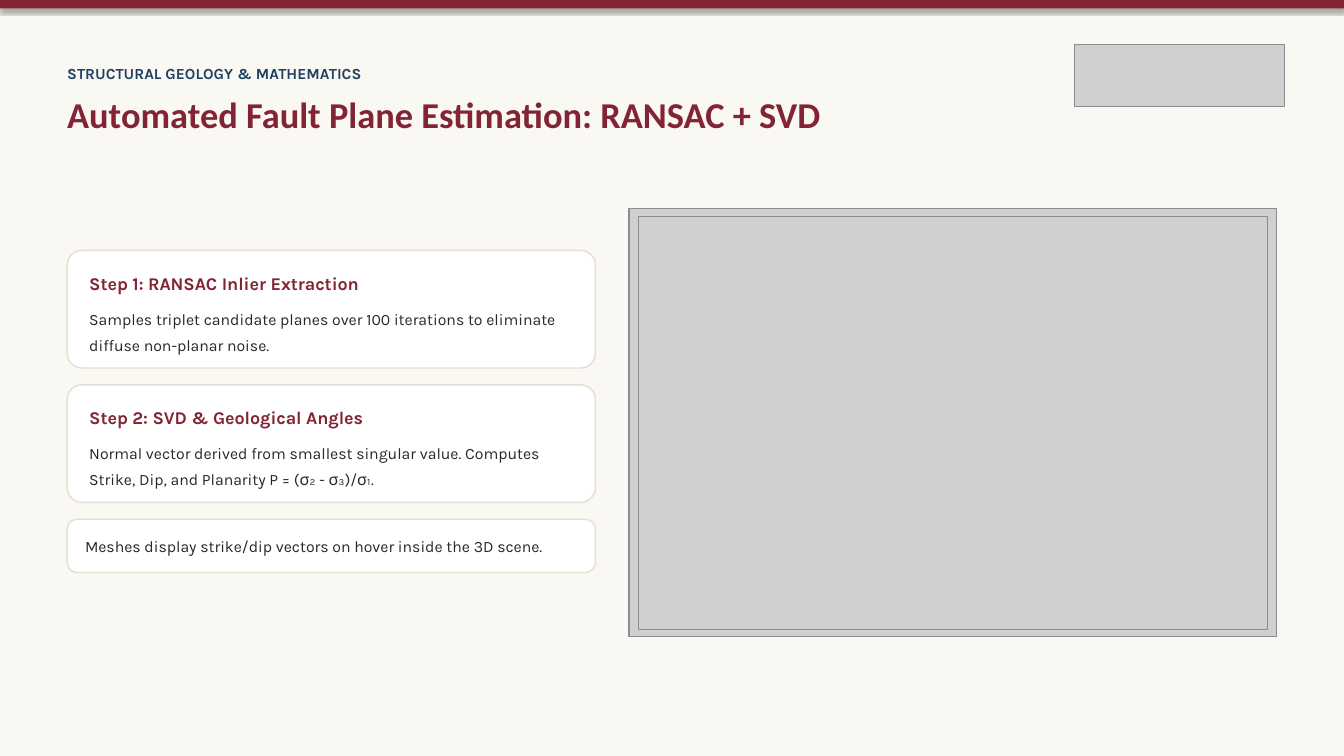
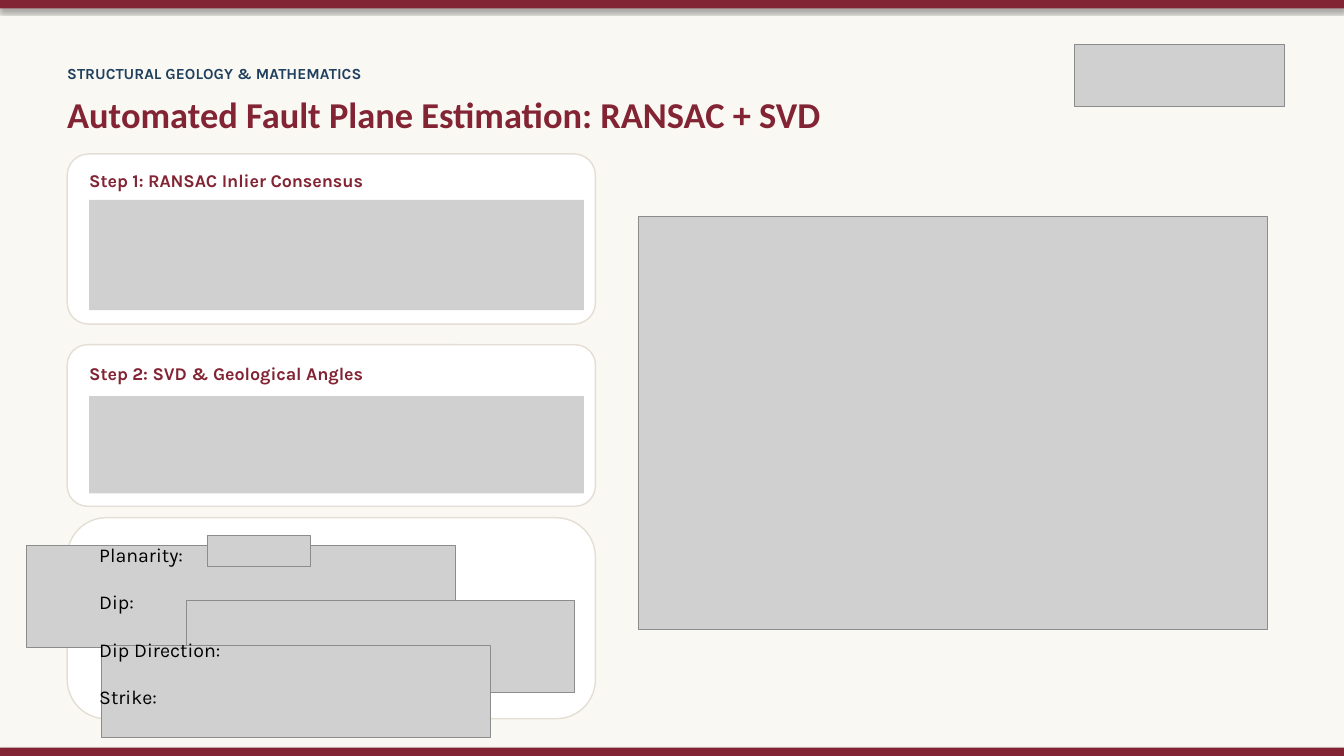
Before and after one commit to Crucio104/Seismic-Viewer-Presentation, a slide deck: slide 11 of thesis/presentation/Seismic Viewer - Thesis Defense.pptx (slide 10 before the commit). Drawn at 1344x756 pixels with LibreOffice and Linux fonts; fonts in the diff are those of the drawing; grey boxes stand for pictures. Boxes give left, top, right and bottom in pixels: in the first picture for what was removed or moved away, otherwise in the second. Text is boxed around its words. In the diff, an @@ line names an element or a change of style, - is before the commit and + after.

```diff
--- a/thesis/presentation/Seismic Viewer - Thesis Defense.pptx
+++ b/thesis/presentation/Seismic Viewer - Thesis Defense.pptx
@@ rounded rectangle resized from (x1=68, y1=250, x2=596, y2=368) to (x1=68, y1=154, x2=596, y2=325) @@
@@ text at (x1=89, y1=174, x2=363, y2=192): text changed @@
-Step 1: RANSAC Inlier Extraction
+Step 1: RANSAC Inlier Consensus
@@ picture added at (x1=90, y1=200, x2=585, y2=310) @@
@@ picture removed at (x1=629, y1=209, x2=1277, y2=637) @@
@@ text removed at (x1=89, y1=314, x2=555, y2=355) @@
-Samples triplet candidate planes over 100 iterations to eliminate diffuse non-planar noise.
@@ rounded rectangle resized from (x1=68, y1=385, x2=596, y2=503) to (x1=68, y1=345, x2=596, y2=506) @@
@@ text "Step 2: SVD & Geological ..." moved from (x1=89, y1=411, x2=363, y2=429) to (x1=89, y1=367, x2=363, y2=385) @@
@@ picture added at (x1=90, y1=396, x2=585, y2=494) @@
@@ text removed at (x1=89, y1=448, x2=539, y2=489) @@
-Normal vector derived from smallest singular value. Computes Strike, Dip, and Planarity P = (σ₂ - σ₃)/σ₁.
@@ rounded rectangle resized from (x1=68, y1=519, x2=596, y2=573) to (x1=68, y1=518, x2=596, y2=719) @@
@@ picture added at (x1=208, y1=535, x2=311, y2=567) @@
@@ picture added at (x1=26, y1=546, x2=455, y2=648) @@
@@ text removed at (x1=85, y1=540, x2=542, y2=556) @@
-Meshes display strike/dip vectors on hover inside the 3D scene.
@@ text added at (x1=99, y1=545, x2=220, y2=710), 14 pt, text #000000 @@
+Planarity:
+Dip:
+Dip Direction:
+Strike:
@@ picture added at (x1=187, y1=601, x2=576, y2=694) @@
@@ picture added at (x1=102, y1=645, x2=491, y2=738) @@
@@ rectangle added at (x1=0, y1=748, x2=1344, y2=756), fill #822433 @@
```
Also in this commit, not shown: 12 other slides changed, 2 slides added, 1 slide removed, 32 other files.
